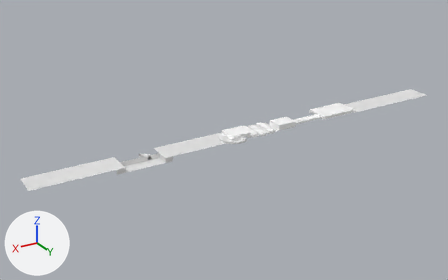
One commit to the FBX model Assets/BackGround/Mat_2stage/Ground/2stage_Level.fbx: the scene before it, then after it.
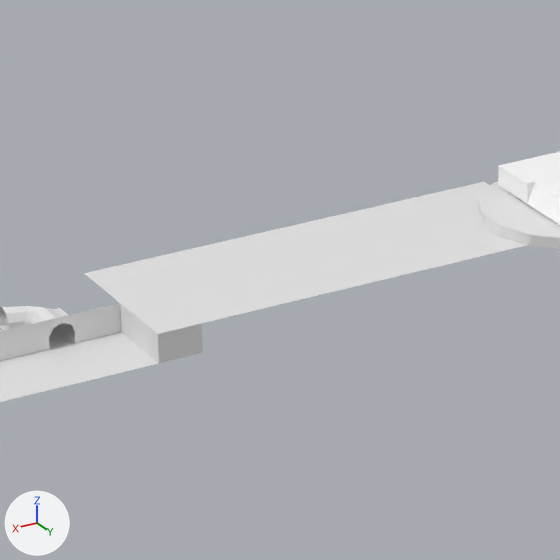
There are two pictures of each version: one whole from a 50 mm camera at (175.0, 732.0, 365.0) aimed at (-278.0, -22.0, -12.0), one close up on the part from 31% to 52% of the width and 37% to 70% of the height. The lights are fixed; the arrows at lower left show +X, +Y and +Z. Where no turn or scale is listed for an object, it has been applied to the vertices.
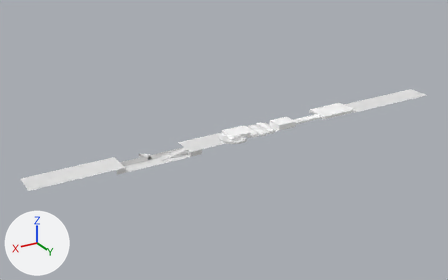
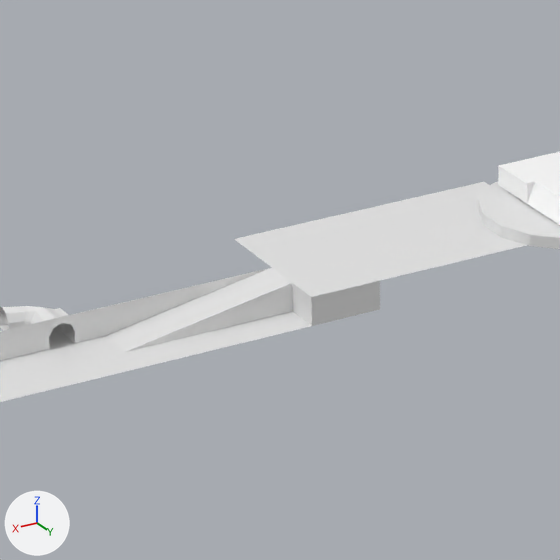
Edits to the bpy script that builds the scene:
```text
Change me_plane:
    where me_plane.from_pydata(...)  # 22 vertices, 10 faces; spans x -171.0..30.0, y -25.0..15.0, z -8.0..0.0
    used by ob_plane_001; location = (0.0, 0.0, 0.0)
    before: 6 (-160.0, -5.0, -7.0) at pixel (121, 332), 7 (-160.0, 15.0, -8.0) at pixel (158, 363), 18 (-160.0, -5.0, 0.0) at pixel (120, 303), 19 (-160.0, 15.0, 0.0) at pixel (157, 333)
    me_plane part 2
    add for i in [6, 7, 18, 19]: me_plane.vertices[i].co += Vector((-40.0, 0.0, 0.0))
    me_plane.vertices[20].co: (-171.0, 15.0, -8.0) -> (-218.0, 15.0, -8.0)  # pixel (202, 352) -> pixel (380, 309)
    me_plane.vertices[21].co: (-171.0, 15.0, 0.0) -> (-218.0, 15.0, 0.0)  # pixel (201, 323) -> pixel (379, 280)
Change me_plane_009:
    where me_plane_009.from_pydata(...)  # 6 vertices, 2 faces; spans x -270.7..-160.0, y -25.0..15.0, z 0.0
    used by ob_plane_009; location = (0.0, 0.0, 0.0)
    me_plane_009 part 1: the whole mesh is scaled about its middle by (0.639, 1, 1), then moved by (-20.0, 0.0, 0.0)
Add me_plane_024:
    me_plane_024.from_pydata([(0.0, 0.0, 0.0), (0.0, 10.4, 0.0), (45.9, 0.0, -7.8), (45.9, 10.4, -7.8), (-1.7, 10.4, -9.9)], [], [(2, 3, 1, 0), (1, 3, 4)])
Add ob_plane_021:
    ob_plane_021 = bpy.data.objects.new('Plane.021', me_plane_024)
    ob_plane_021.location = (-200.0, -5.0, 0.0)
```

Changed parts and their boxes [x1, y1, x2, y2] in the close-ups (560 x 560 px; the box of a moved part takes in the faces that stretch with it):
'Plane.009', mesh rescaled (34% narrower, 24% shorter)
    before: [84, 182, 526, 334]
    after: [234, 182, 526, 297]
'Plane.001', reshaped
    before: [0, 303, 203, 402]
    after: [0, 281, 380, 402]
'Plane.021', added
    after: [106, 268, 293, 352]
part 2 of me_plane, moved or reshaped
    before: [107, 303, 203, 364]
    after: [107, 281, 380, 364]
